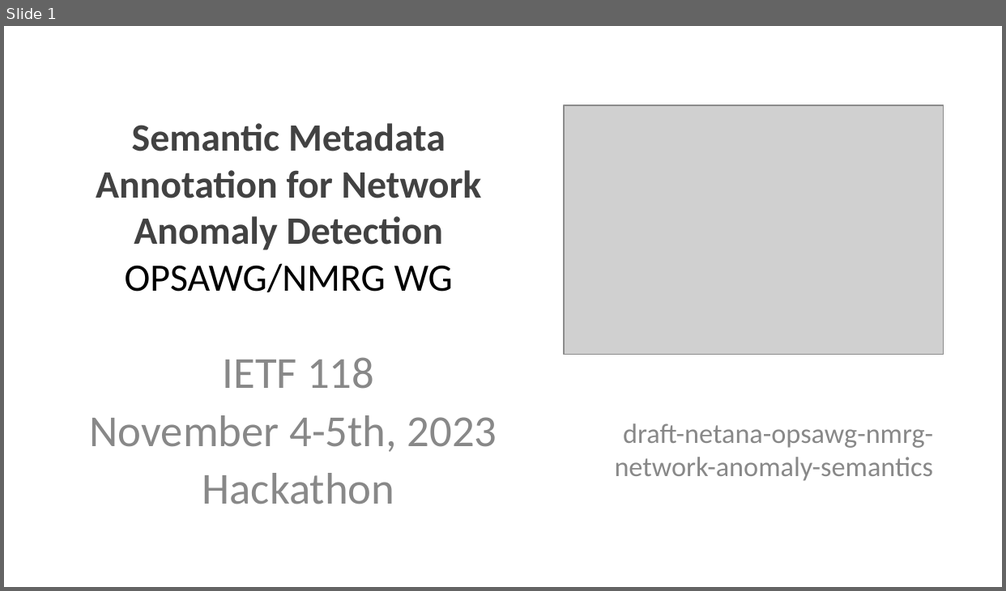
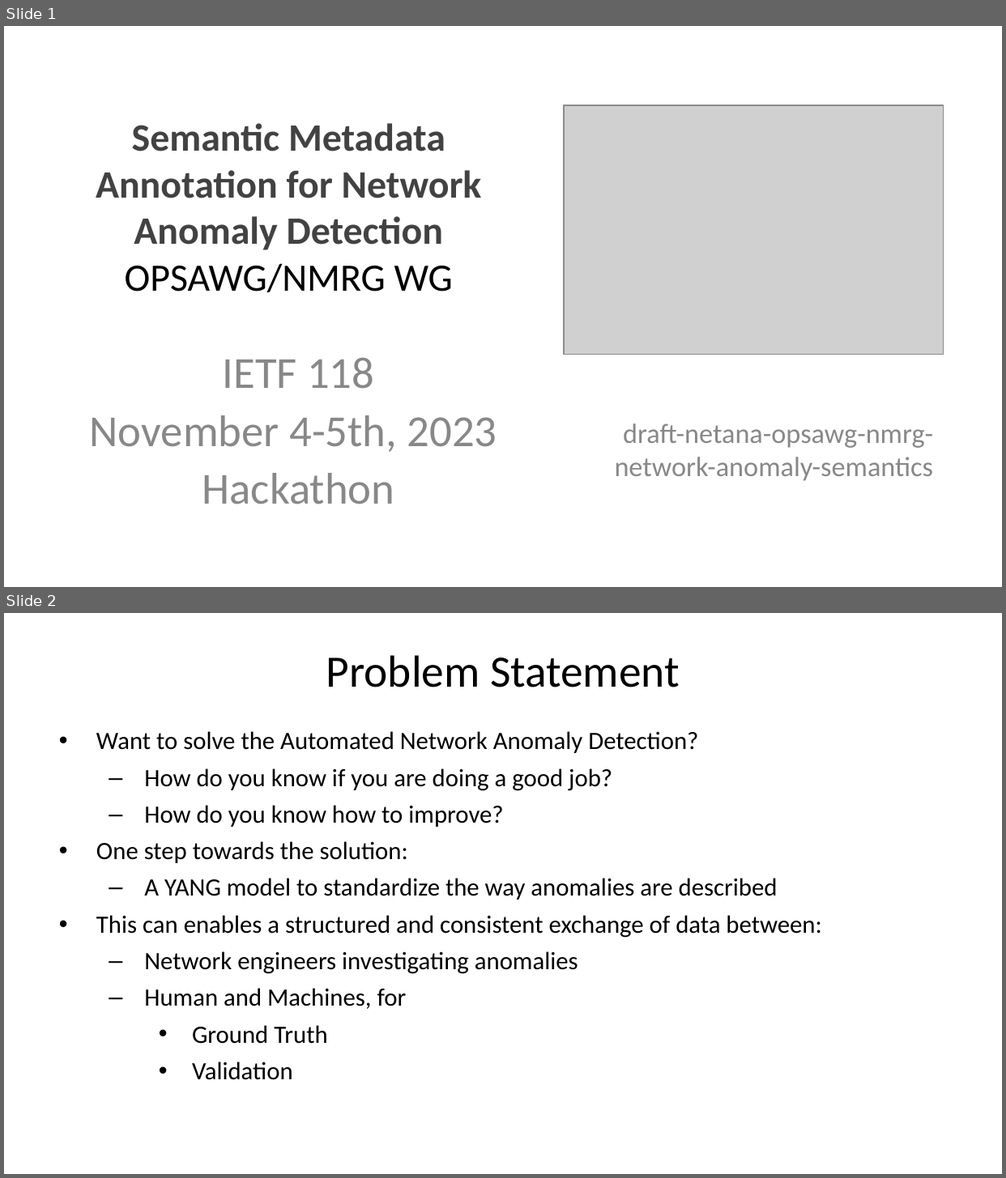
Before and after one commit to network-analytics/ietf-network-analytics-document-status, a slide deck: 118/Hackathon/ietf-118-hackathon-semantic-metadata-annotation-anomaly-detection.pptx. Shown one above the other, each under a label of ours: slide 1 before the commit, slides 1 and 2 after it. The pictures are 1006x591 and 1006x1178 pixels, drawn with LibreOffice and Linux fonts; fonts in the diff are those of the drawing; grey boxes stand for pictures. Boxes give left, top, right and bottom in pixels: in the first picture for what was removed or moved away, otherwise in the second. Text is boxed around its words. In the diff, an @@ line names an element or a change of style, - is before the commit and + after.

```diff
--- a/118/Hackathon/ietf-118-hackathon-semantic-metadata-annotation-anomaly-detection.pptx
+++ b/118/Hackathon/ietf-118-hackathon-semantic-metadata-annotation-anomaly-detection.pptx
@@ slide 2 added at bbox=[4, 613, 1002, 1174], background #FFFFFF @@
@@ title added at bbox=[326, 655, 680, 688], 32.4 pt, text #000000 @@
+Problem Statement
@@ text added at bbox=[96, 731, 821, 1080], 18 pt, text #000000 @@
+• Want to solve the Automated Network Anomaly Detection?
+  – How do you know if you are doing a good job?
+  – How do you know how to improve?
+• One step towards the solution:
+  – A YANG model to standardize the way anomalies are described
+• This can enables a structured and consistent exchange of data between:
+  – Network engineers investigating anomalies
+  – Human and Machines, for
+    • Ground Truth
+    • Validation
```
Also in this commit, not shown: 2 slides changed, 4 other slides added, 3 slides removed, 1 other file.
